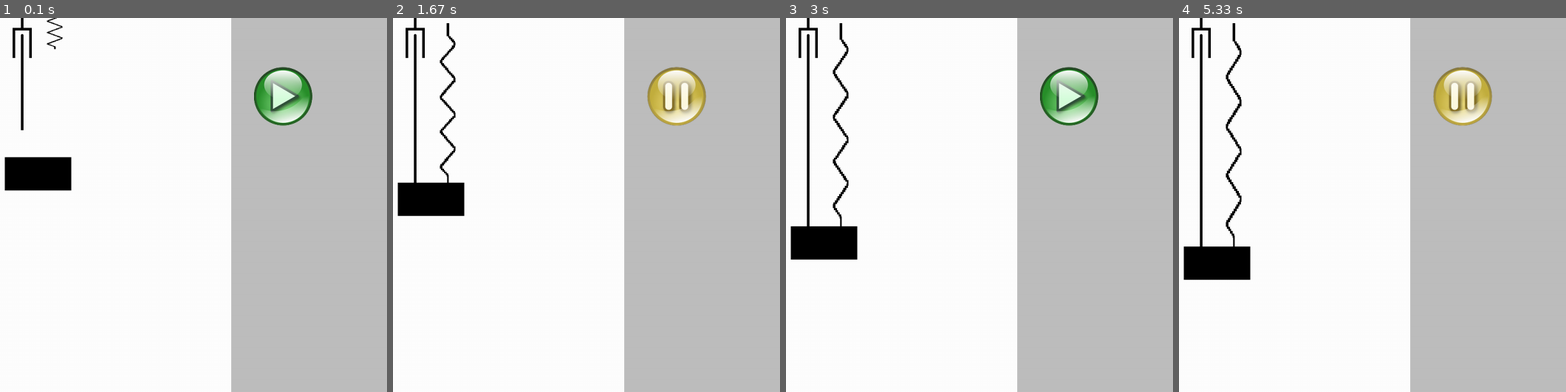
Above: before the commit, frames 1-4 (left to right).
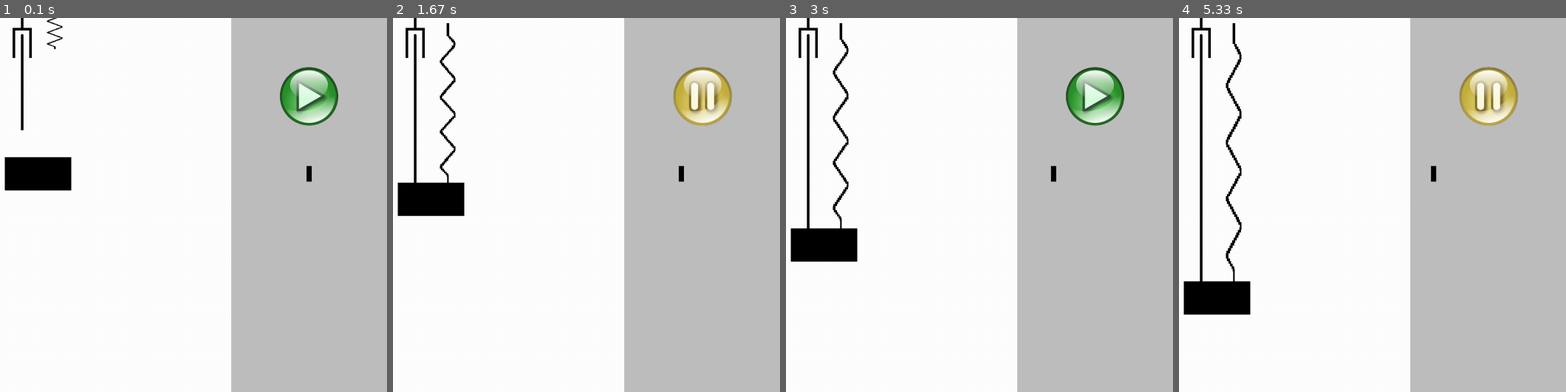
Above: after the commit, the same moments.

Repository: KamilGrundas/Damping_Simulator
Game: pygame game, started from code/main.py
Two runs of this game, one before a commit and one after it. Both use one fixed random seed, a clock stepped at 60 frames per second and the inputs below.
Inputs (mouse positions are in pixels of both pictures, inside the frame that each line leads up to):
- Up to frame 1 (0.1 s): no input
- Up to frame 2 (1.67 s): press the mouse at (702, 175) at 0.37 s; move the mouse to (582, 242) at 0.47 s; release the mouse at (466, 313) at 0.6 s; press the mouse at (702, 96) at 0.7 s; move the mouse to (458, 205) at 0.8 s; release the mouse at (outside the picture) at 0.93 s; press the mouse at (702, 96) at 1.03 s; move the mouse to (505, 118) at 1.13 s; release the mouse at (outside the picture) at 1.27 s; press the mouse at (702, 96) at 1.37 s; move the mouse to (567, 219) at 1.47 s; release the mouse at (431, 339) at 1.6 s
- Up to frame 3 (3 s): press the mouse at (1095, 96) at 1.7 s; move the mouse to (844, 145) at 1.8 s; release the mouse at (outside the picture) at 1.93 s; press the mouse at (1095, 96) at 2.03 s; move the mouse to (1060, 216) at 2.13 s; release the mouse at (1022, 339) at 2.27 s; press the mouse at (1095, 96) at 2.37 s; move the mouse to (1049, 133) at 2.47 s; release the mouse at (1006, 171) at 2.6 s; press the mouse at (1072, 175) at 2.7 s; move the mouse to (987, 163) at 2.8 s; release the mouse at (905, 152) at 2.93 s
- Up to frame 4 (5.33 s): press the mouse at (1446, 175) at 3.03 s; move the mouse to (1275, 223) at 3.13 s; release the mouse at (outside the picture) at 3.27 s; press the mouse at (1488, 96) at 3.37 s; move the mouse to (1287, 81) at 3.47 s; release the mouse at (outside the picture) at 3.6 s; press the mouse at (1488, 96) at 3.7 s; move the mouse to (1380, 100) at 3.8 s; release the mouse at (1275, 104) at 3.93 s; press the mouse at (1488, 96) at 4.03 s; move the mouse to (1349, 130) at 4.13 s; release the mouse at (1209, 167) at 4.27 s; press the mouse at (1488, 96) at 4.37 s; move the mouse to (1473, 81) at 4.47 s; release the mouse at (1457, 70) at 4.6 s; press the mouse at (1488, 96) at 4.7 s; move the mouse to (1349, 145) at 4.8 s; release the mouse at (1209, 193) at 4.93 s; press the mouse at (1426, 175) at 5.03 s; move the mouse to (1430, 171) at 5.13 s; release the mouse at (1434, 167) at 5.27 s

The runs differ from the first frame. In frame 1, 2.8% of the frame differs, in the area x 65-88%, y 13-44%; in frame 2, 2.8%; in frame 3, 3.4%; in frame 4, 6.9%, in the area x 1-88%, y 6-80%.

Commit message:
Added slider

Diff:
--- a/code/level.py
+++ b/code/level.py
@@ -6,6 +6,7 @@
 from connector import Connector
 from side_menu import SideMenu
 from button import Button
+from slider import Slider
 
 class Level:
 	def __init__(self):
@@ -18,13 +19,14 @@
 
 		# sprite groups
 		self.all_sprites = pygame.sprite.Group()
-		self.buttons = pygame.sprite.Group()
+		self.controls = pygame.sprite.Group()
 
 		self.setup()
 
 	def setup(self):
 		self.side_menu = SideMenu((SCREEN_WIDTH-SIDE_MENU_WIDTH/2,SCREEN_HEIGHT/2), self.all_sprites)
-		self.start_button = Button((SCREEN_WIDTH-SIDE_MENU_WIDTH+100,150), self.buttons)
+		self.start_button = Button((SCREEN_WIDTH-SIDE_MENU_WIDTH/2,150), self.controls)
+		self.slider = Slider((SCREEN_WIDTH-SIDE_MENU_WIDTH/2, 300), self.controls)
 		self.circle = Circle((SCREEN_WIDTH/2 -32,300), self.all_sprites)
 		self.spring = Spring((SCREEN_WIDTH/2,10),self.circle, self.all_sprites)
 		self.silencer = Silencer((SCREEN_WIDTH/2 - 64,100),self.circle, self.all_sprites)
@@ -47,8 +49,9 @@
 	def run(self,dt):
 		self.display_surface.fill('white')
 		self.all_sprites.draw(self.display_surface)
-		self.buttons.draw(self.display_surface)
-		self.buttons.update()
+		self.controls.draw(self.display_surface)
+		self.circle.k = self.slider.k
+		self.controls.update()
 		self.input()
 		if self.start_button.is_playing == False:
 			self.all_sprites.update(dt)
--- a/code/main.py
+++ b/code/main.py
@@ -18,6 +18,7 @@
 					sys.exit()
 
 			dt = self.clock.tick(60) / 1000
+			#print(self.clock.get_fps())
 			self.level.run(dt)
 			pygame.display.update()
 
--- /dev/null
+++ b/code/slider.py
@@ -0,0 +1,47 @@
+import pygame
+from settings import *
+
+class Slider(pygame.sprite.Sprite):
+    def __init__(self, pos, group):
+        super().__init__(group)
+
+        self.image = pygame.Surface((10, 30), pygame.SRCALPHA)
+        self.image.fill("black")
+
+        # Draw a green circle on the image surface
+        #pygame.draw.circle(self.image, (0, 255, 0), (32, 32), 32)
+
+        # Set the position of the sprite
+        self.rect = self.image.get_rect(center=pos)
+        self.dragging = False  # Flag to track whether the slider is being dragged
+        self.value = 0.5  # Initial value (between 0 and 1)
+
+        self.k = 1
+
+
+    def update(self):
+        mouse_pos = pygame.mouse.get_pos()
+        mouse_click = pygame.mouse.get_pressed()
+        if self.rect.x < SCREEN_WIDTH-SIDE_MENU_WIDTH + 30:
+            self.rect.x = SCREEN_WIDTH-SIDE_MENU_WIDTH + 30
+        elif self.rect.x > SCREEN_WIDTH - 30:
+            self.rect.x = SCREEN_WIDTH - 30
+
+        if self.rect.collidepoint(mouse_pos) and mouse_click[0]:
+            if self.rect.collidepoint(mouse_pos):
+                self.dragging = True
+        elif mouse_click[0] == False:
+            self.dragging = False
+
+        if self.dragging:
+
+            # Ensure the slider stays within its bounding box
+            self.rect.centerx = max(self.rect.left, min(mouse_pos[0], self.rect.right))
+
+        self.k = self.rect.x/1000
+
+    def draw_value(self, screen):
+        # Draw the value of the slider (for demonstration purposes)
+        font = pygame.font.Font(None, 36)
+        value_text = font.render(f"{self.value:.2f}", True, (255, 255, 255))
+        screen.blit(value_text, (self.rect.right + 10, self.rect.centery - value_text.get_height() // 2))
--- /dev/null
+++ b/code/test.py
@@ -0,0 +1,101 @@
+import pygame
+from settings import *
+
+class Slider(pygame.sprite.Sprite):
+    def __init__(self, pos, group):
+        super().__init__(group)
+
+        self.slider_image = pygame.image.load(PLAY_BUTTON).convert_alpha()
+        self.image = self.slider_image  # Added this line to fix the AttributeError
+        self.rect = self.slider_image.get_rect(center=pos)
+        self.dragging = False  # Flag to track whether the slider is being dragged
+        self.value = 0.5  # Initial value (between 0 and 1)
+
+
+    def update(self):
+        if self.dragging:
+            mouse_x, _ = pygame.mouse.get_pos()
+            # Ensure the slider stays within its bounding box
+            self.rect.centerx = max(self.rect.left, min(mouse_x, self.rect.right))
+
+    def draw_value(self, screen):
+        # Draw the value of the slider (for demonstration purposes)
+        font = pygame.font.Font(None, 36)
+        value_text = font.render(f"{self.value:.2f}", True, (255, 255, 255))
+        screen.blit(value_text, (self.rect.right + 10, self.rect.centery - value_text.get_height() // 2))
+
+    def handle_event(self, event):
+        if event.type == pygame.MOUSEBUTTONDOWN and event.button == 1:
+            if self.rect.collidepoint(event.pos):
+                self.dragging = True
+        elif event.type == pygame.MOUSEBUTTONUP and event.button == 1:
+            self.dragging = False
+        elif event.type == pygame.MOUSEMOTION:
+            if self.dragging:
+                self.update()
+
+
+# class Button(pygame.sprite.Sprite):
+#     def __init__(self, pos, group, slider):
+#         super().__init__(group)
+
+#         self.play_image = pygame.image.load(PLAY_BUTTON).convert_alpha()
+#         self.pause_image = pygame.image.load(PAUSE_BUTTON).convert_alpha()
+#         self.image = self.play_image
+#         self.rect = self.image.get_rect(center=pos)
+#         self.is_playing = True  # Track whether the button is in play state
+#         self.last_state_change_time = pygame.time.get_ticks()
+#         self.cooldown_duration = 250  # Cooldown duration in milliseconds (0.5 seconds)
+#         self.slider = slider
+
+#     def update(self):
+#         mouse_pos = pygame.mouse.get_pos()
+#         mouse_click = pygame.mouse.get_pressed()
+
+#         if self.rect.collidepoint(mouse_pos) and mouse_click[0]:
+#             current_time = pygame.time.get_ticks()
+#             if current_time - self.last_state_change_time >= self.cooldown_duration:
+#                 self.toggle_state()
+#                 self.last_state_change_time = current_time
+
+#     def toggle_state(self):
+#         self.is_playing = not self.is_playing
+#         if self.is_playing:
+#             self.image = self.play_image
+#             # Add code here to handle play state
+#         else:
+#             self.image = self.pause_image
+#             # Add code here to handle pause state
+
+
+# Example usage:
+
+pygame.init()
+
+screen = pygame.display.set_mode((800, 600))
+pygame.display.set_caption("Slider Demo")
+
+all_sprites = pygame.sprite.Group()
+
+slider = Slider((400, 300), all_sprites)
+# button = Button((400, 400), all_sprites, slider)
+
+clock = pygame.time.Clock()
+
+running = True
+while running:
+    for event in pygame.event.get():
+        if event.type == pygame.QUIT:
+            running = False
+        slider.handle_event(event)
+
+    all_sprites.update()
+
+    screen.fill((0, 0, 0))
+    all_sprites.draw(screen)
+    slider.draw_value(screen)
+    pygame.display.flip()
+
+    clock.tick(60)
+
+pygame.quit()
